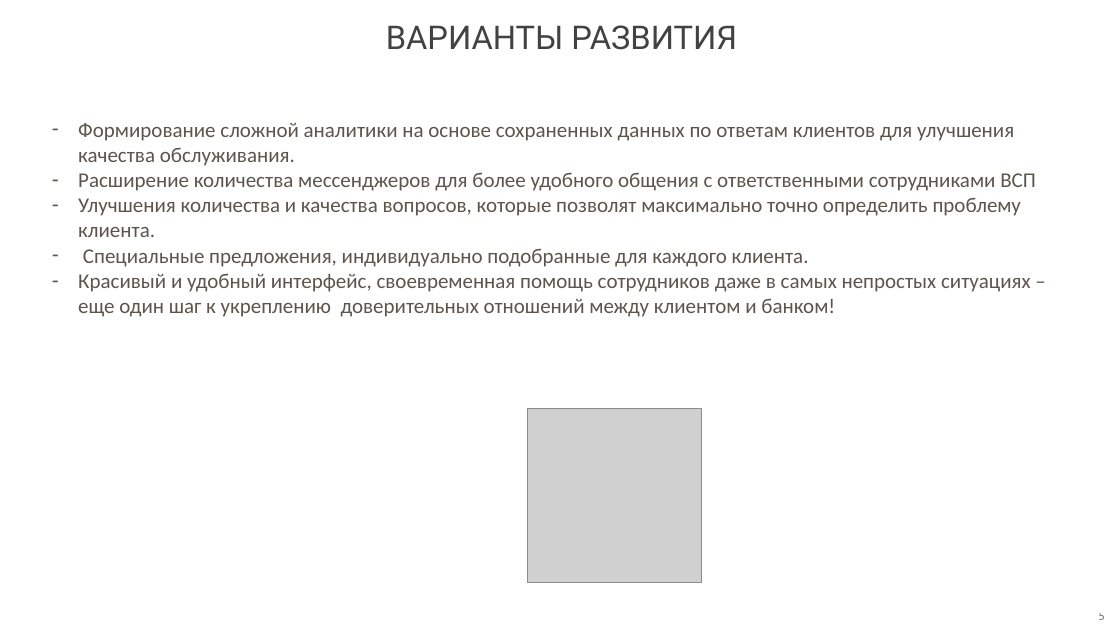
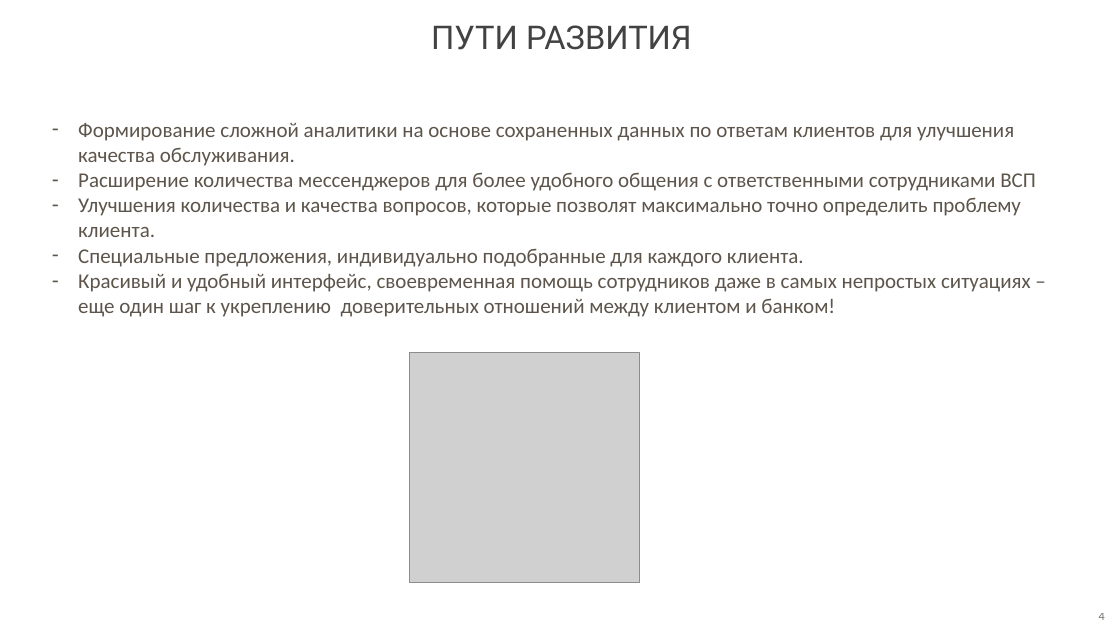
Before and after one commit to NozhkinNikita/sberkinator, a slide deck: slide 4 of Хакатон_УР.pptx (slide 5 before the commit). Drawn at 1120x630 pixels with LibreOffice and Linux fonts; fonts in the diff are those of the drawing; grey boxes stand for pictures. Boxes give left, top, right and bottom in pixels: in the first picture for what was removed or moved away, otherwise in the second. Text is boxed around its words. In the diff, an @@ line names an element or a change of style, - is before the commit and + after.

```diff
--- a/Хакатон_УР.pptx
+++ b/Хакатон_УР.pptx
@@ title at bbox=[431, 25, 692, 50]: text changed @@
-ВАРИАНТЫ РАЗВИТИЯ
+ПУТИ РАЗВИТИЯ
@@ picture: place and size @@
-picture at bbox=[528, 409, 702, 583]
+picture at bbox=[410, 353, 640, 583]
@@ page number at bbox=[1099, 613, 1105, 620]: text changed @@
-5
+4
```
Also in this commit, not shown: 1 other slide changed, 2 slides removed, 1 other file.
